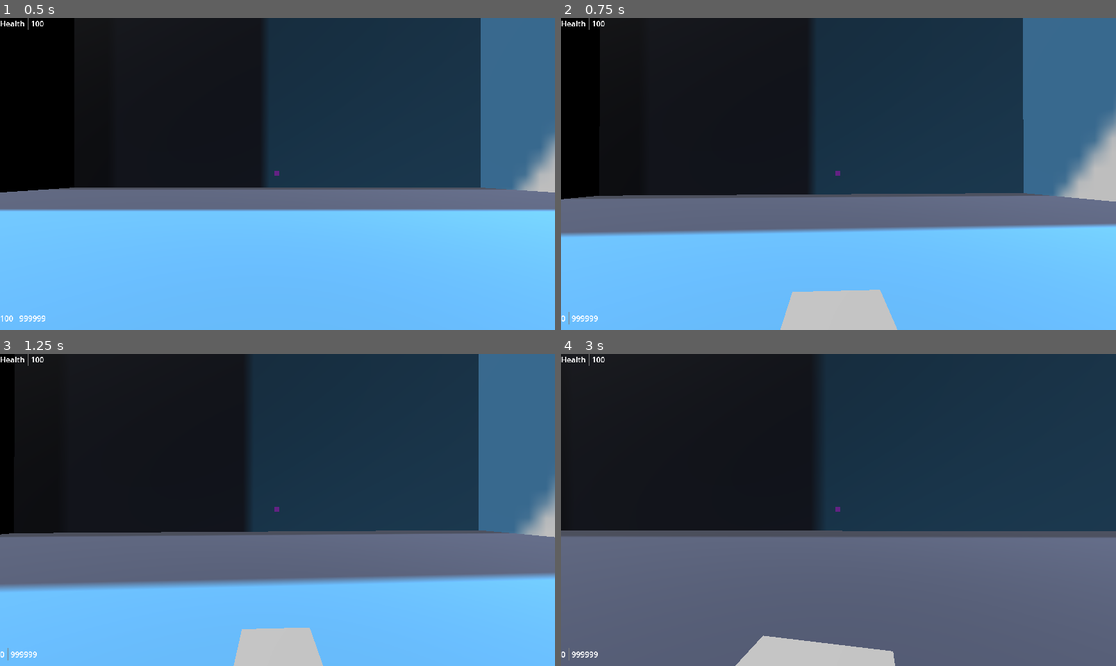
Above: before the commit, frames 1-4 (two rows, left to right).
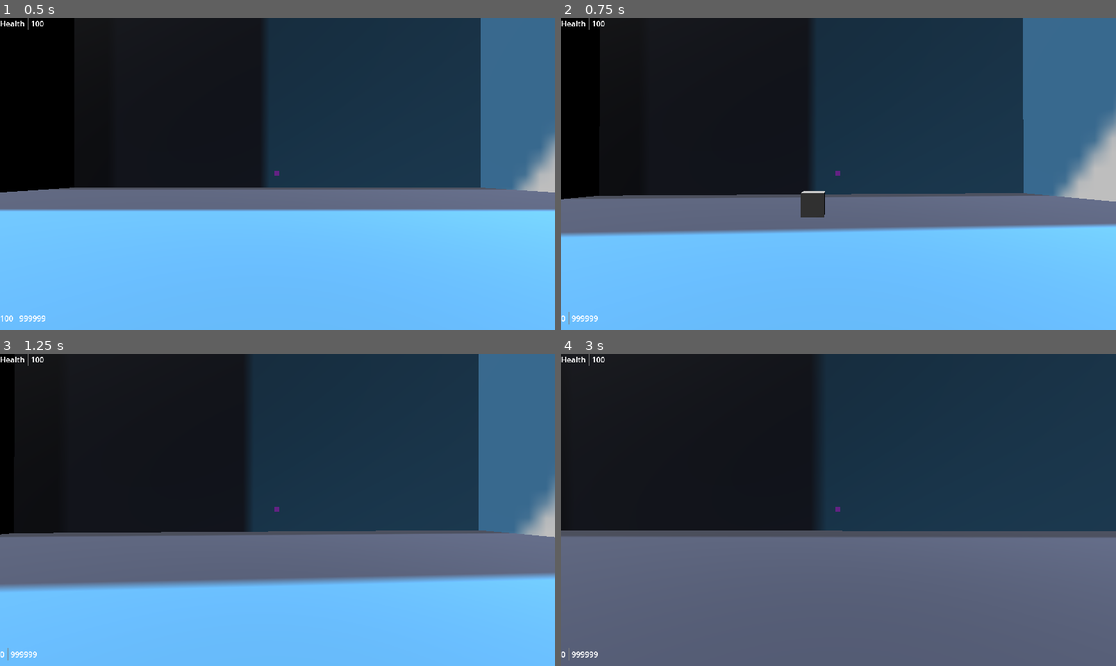
Above: after the commit, the same moments.

Repository: mabanana/FPS-Project-A
Game: Godot game, scene res://test_scene.tscn
Two runs of this game, one before a commit and one after it. Both use one fixed random seed, a clock stepped at 60 frames per second and the inputs below. The engine's default icon, where the game draws it, is replaced by a stand-in: a white triangle on a blue panel in a dark square.
Inputs (mouse positions are in pixels of both pictures, inside the frame that each line leads up to):
- Up to frame 1 (0.5 s): no input
- Up to frame 2 (0.75 s): tap Enter (ui_accept) at 0.5 s; move the mouse to (866, 174) at 0.52 s; hold Up (ui_up) from 0.53 s (still down); hold Q (drop_equip) from 0.53 s (still down)
- Up to frame 3 (1.25 s): keep holding Up (ui_up); keep holding Q (drop_equip); tap Enter (ui_accept) at 0.77 s
- Up to frame 4 (3 s): keep holding Up (ui_up); move the mouse to (810, 510) at 1.27 s; release Q (drop_equip) at 1.28 s; tap Q (drop_equip) at 1.35, 2.3 s; tap Enter (ui_accept) at 1.52 s; move the mouse to (849, 503) at 2.02 s; hold E (interact) 2.03-2.78 s; move the mouse to (832, 516) at 2.77 s; click (832, 516) at 2.85 s

Frame 1 is identical in both runs. In frame 2, 2.7% of the frame differs, in the area x 39-61%, y 55-100%; in frame 3, 1.7%; in frame 4, 1.9%.

Commit message:
Update gun slot inaccuracy

Diff:
--- a/gun_slot.gd
+++ b/gun_slot.gd
@@ -4,7 +4,9 @@
 const UNIT = 100
 const RAY_LENGTH = 1000
 const MAX_ACCURACY = 100
-const THROW_FORCE = 10
+const ACCURACY_FLOOR = 25
+const THROW_FORCE = 50
+const THROW_ACCURACY = 69
 
 @export var bullet_hole: PackedScene
 @export var dropped_gun: PackedScene
@@ -66,23 +68,18 @@
 	if not (core.inventory.active_gun and shoot()):
 		return
 	_update_ammo(core.inventory.active_gun.ammo_count - 1)
-	var space_state = get_world_3d().direct_space_state
-	var mousepos = bullet_spread(get_viewport().get_mouse_position(), core.inventory.active_gun.metadata.accuracy)
-	var query_vector = get_vector_points_towards_camera_direction(mousepos, RAY_LENGTH)
-	var query = PhysicsRayQueryParameters3D.create(query_vector["origin"], query_vector["end"])
-	query.collide_with_areas = false
-	var result = space_state.intersect_ray(query)
+	var query = cast_ray_towards_mouse(core.inventory.active_gun.metadata.accuracy)
+	var result = get_world_3d().direct_space_state.intersect_ray(query)
 	if result:
 		var new_bullet_hole = bullet_hole.instantiate()
 		new_bullet_hole.position = result.position
-		# TODO: create node for decals like bullet hole instances to spawn in.
 		scene_entities.add_child(new_bullet_hole)
 		if result.collider.has_method("take_damage"):
-			result.collider.take_damage(randf_range(core.inventory.active_gun.metadata.damage_floor, core.inventory.active_gun.metadata.damage_ceiling), self, result.position)
+			result.collider.take_damage(randf_range(core.inventory.active_gun.metadata.damage_floor, core.inventory.active_gun.metadata.damage_ceiling), character, result.position)
 
-func bullet_spread(mousepos, acc):
-	var spread = MAX_ACCURACY - acc
-	return Vector2(mousepos.x + randf_range(-spread,spread), mousepos.y + randf_range(-spread,spread))
+func inaccuratize_vector(vector, acc):
+	var rot = deg_to_rad(ACCURACY_FLOOR * (MAX_ACCURACY - acc) / 100)
+	return vector.rotated(Vector3.UP, randf_range(-rot,rot)).rotated(Vector3.BACK, randf_range(-rot,rot)).rotated(Vector3.RIGHT, randf_range(-rot,rot))
 
 func drop_gun():
 	if not core.inventory.active_gun:
@@ -90,20 +87,20 @@
 	var new_dropped_gun: Interactable = dropped_gun.instantiate()
 	new_dropped_gun.gun_model = core.inventory.active_gun
 	_remove_active_gun()
-	var throw_vector_dict = get_vector_points_towards_camera_direction(get_viewport().get_mouse_position(),THROW_FORCE)
-	var throw_vector = throw_vector_dict["end"] - throw_vector_dict["origin"]
-	new_dropped_gun.position = character.position + throw_vector.normalized()
-	new_dropped_gun.apply_central_impulse(throw_vector)
+	var throw_vector = inaccuratize_vector(-character.camera.get_global_transform().basis.z.normalized(), THROW_ACCURACY)
+	new_dropped_gun.position = character.position + throw_vector
+	new_dropped_gun.apply_central_impulse(throw_vector * THROW_FORCE)
 	scene_entities.add_child(new_dropped_gun)
 	reloading = false
 	shoot_cd = false
 	trigger = false
 
-func get_vector_points_towards_camera_direction(dir: Vector2, magnitude: int) -> Dictionary:
-	var output = {}
-	output["origin"] = character.camera.project_ray_origin(dir)
-	output["end"] = output["origin"] + character.camera.project_ray_normal(dir) * magnitude
-	return output
+func cast_ray_towards_mouse(accuracy: int = MAX_ACCURACY, ray_length: int = RAY_LENGTH):
+	var mousepos = get_viewport().get_mouse_position()
+	var origin = character.camera.project_ray_origin(mousepos)
+	var cast_vector = character.camera.project_ray_normal(mousepos) * RAY_LENGTH
+	var end = origin + inaccuratize_vector(cast_vector, accuracy)
+	return PhysicsRayQueryParameters3D.create(origin, end)
 
 # MARK: - Bindings
 
--- a/models/gun_metadata.gd
+++ b/models/gun_metadata.gd
@@ -9,7 +9,7 @@
 var ammo_capacity: int
 
 # NOTE: Store these as immutable singletons to improve performance
-static var TEST_GUN_A := GunMetadataModel.new("Test Gun A", 3, 50, 12, 1, 90, 100)
+static var TEST_GUN_A := GunMetadataModel.new("Test Gun A", 3, 50, 12, 1, 75, 100)
 static var TEST_GUN_B := GunMetadataModel.new("Test Gun B", 70, 200, 2, 5, 90, 12)
 
 func _init(
